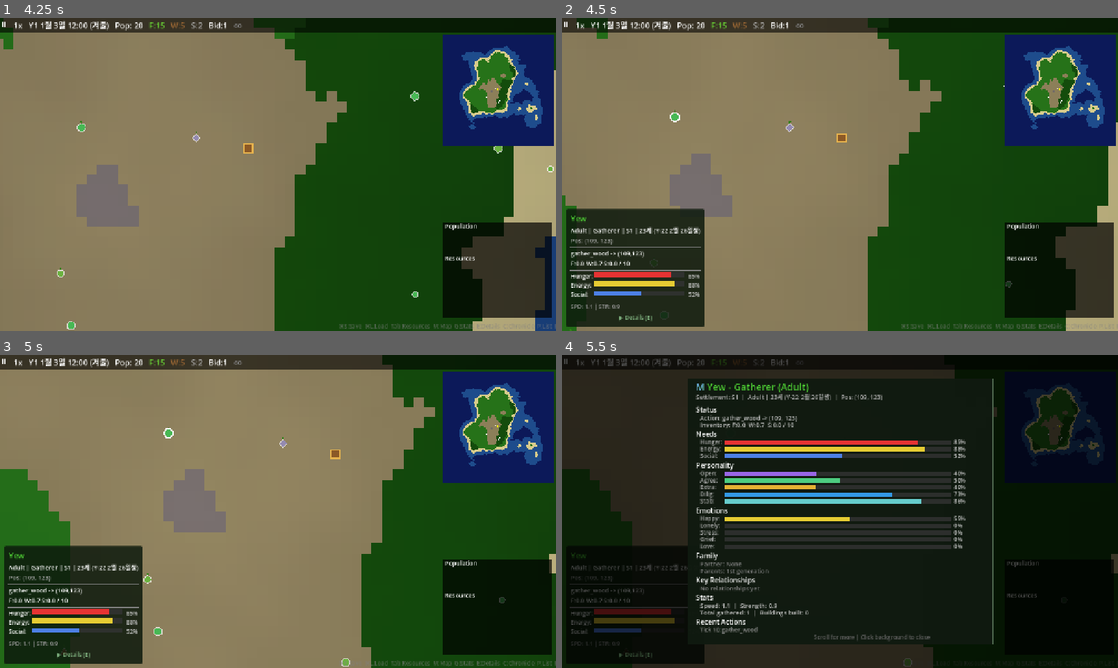
Above: before the commit, frames 1-4 (two rows, left to right).
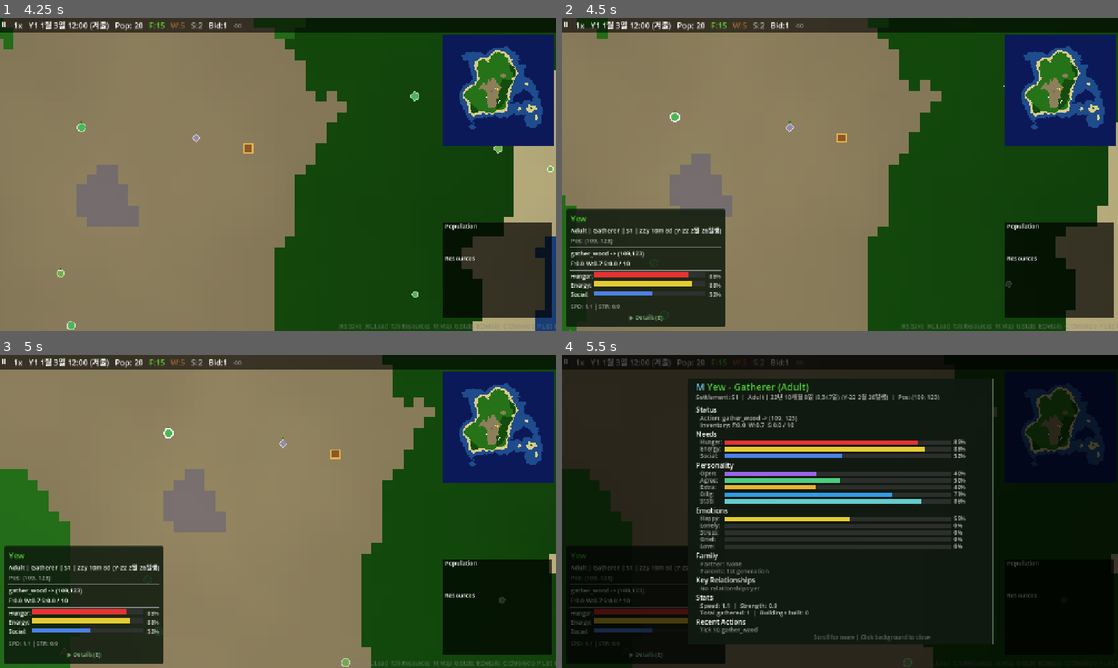
Above: after the commit, the same moments.

Repository: hyunlord/new-world
Game: Godot game, scene res://scenes/main/main.tscn
Two runs of this game, one before a commit and one after it. Both use one fixed random seed, a clock stepped at 60 frames per second and the inputs below.
Inputs (mouse positions are in pixels of both pictures, inside the frame that each line leads up to):
- Up to frame 1 (4.25 s): tap Enter at 0.5, 3.5 s; drag from (494, 89) to (333, 105) at 0.52 s; drag from (494, 271) to (250, 237) at 1.27 s; tap Space at 2, 3.77 s; move the mouse to (278, 174) at 2.02 s; hold D 2.03-2.75 s; tap Tab at 2.1 s; click (278, 174) at 2.17 s; drag from (250, 237) to (111, 127) at 2.77 s; move the mouse to (444, 221) at 3.52 s; hold A from 3.53 s (still down); tap G at 3.6 s; click (444, 221) at 3.67 s
- Up to frame 2 (4.5 s): release A at 4.25 s; drag from (673, 127) to (756, 96) at 4.27 s
- Up to frame 3 (5 s): no input
- Up to frame 4 (5.5 s): click "▶ Details (E)" at 5 s

Frame 1 is identical in both runs. In frame 2, 1.8% of the frame differs, in the area x 10-30%, y 60-99%; in frame 3, 1.8%; in frame 4, 0.8%.

Commit message:
feat(ui): detailed age, Korean death cause, ☠ markers, scroll fix (T-2008-07..09)
- entity_detail_panel: format_age_detailed, survival duration, Korean cause, ☠ markers
- list_panel: remove pagination → continuous scroll, short age, Korean cause, ☠, total_days sort
- hud: short age in select panel, death toasts with cause for siler/starvation/maternal/stillborn

Co-Authored-By: Claude Sonnet 4.5 <noreply@anthropic.com>

Diff:
--- a/scripts/ui/entity_detail_panel.gd
+++ b/scripts/ui/entity_detail_panel.gd
@@ -143,7 +143,9 @@
 	draw_string(font, Vector2(cx, cy), gender_icon, HORIZONTAL_ALIGNMENT_LEFT, -1, GameConfig.get_font_size("popup_title"), gender_color)
 	cy += 6.0
 
-	var age_years: int = int(GameConfig.get_age_years(entity.age))
+	var current_date: Dictionary = GameCalendarScript.tick_to_date(entity.birth_tick + entity.age)
+	var ref_date: Dictionary = {"year": current_date.year, "month": current_date.month, "day": current_date.day}
+	var age_detail: String = GameCalendarScript.format_age_detailed(entity.birth_date, ref_date)
 	var sid_text: String = "S%d" % entity.settlement_id if entity.settlement_id > 0 else "None"
 	var preg_text: String = ""
 	if entity.pregnancy_tick >= 0:
@@ -154,7 +156,7 @@
 		birth_str = GameCalendarScript.format_birth_date(entity.birth_date)
 	else:
 		birth_str = "출생일 불명"
-	var life_stage_text: String = "%s | %d세 (%s)" % [entity.age_stage.capitalize(), age_years, birth_str]
+	var life_stage_text: String = "%s | %s (%s)" % [entity.age_stage.capitalize(), age_detail, birth_str]
 	draw_string(font, Vector2(cx, cy + 14), "Settlement: %s  |  %s  |  Pos: (%d, %d)%s" % [sid_text, life_stage_text, entity.position.x, entity.position.y, preg_text], HORIZONTAL_ALIGNMENT_LEFT, -1, GameConfig.get_font_size("popup_body"), Color(0.7, 0.7, 0.7))
 	cy += 22.0
 	_draw_separator(cx, cy, panel_w)
@@ -212,18 +214,20 @@
 	# Partner
 	if entity.partner_id >= 0:
 		var partner: RefCounted = _entity_manager.get_entity(entity.partner_id)
-		var partner_name: String = "(deceased)"
+		var partner_name: String = "☠ (deceased)"
 		var partner_alive: bool = false
 		if partner != null and partner.is_alive:
 			partner_name = partner.entity_name
 			partner_alive = true
 		else:
+			if partner != null:
+				partner_name = "%s ☠" % partner.entity_name
 			# Check DeceasedRegistry
 			var registry: Node = Engine.get_main_loop().root.get_node_or_null("DeceasedRegistry")
 			if registry != null:
 				var record: Dictionary = registry.get_record(entity.partner_id)
 				if record.size() > 0:
-					partner_name = record.get("name", "?") + "(d)"
+					partner_name = record.get("name", "?") + " ☠"
 		var love_pct: int = int(entity.emotions.get("love", 0.0) * 100)
 		var prefix: String = "Partner: "
 		draw_string(font, Vector2(cx + 10, cy + 12), prefix, HORIZONTAL_ALIGNMENT_LEFT, -1, GameConfig.get_font_size("popup_body"), Color(0.9, 0.5, 0.6))
@@ -251,13 +255,13 @@
 			if parent != null:
 				pname = parent.entity_name
 				if not parent.is_alive:
-					pname += "(d)"
+					pname += " ☠"
 			else:
 				var registry: Node = Engine.get_main_loop().root.get_node_or_null("DeceasedRegistry")
 				if registry != null:
 					var record: Dictionary = registry.get_record(pid)
 					if record.size() > 0:
-						pname = record.get("name", "?") + "(d)"
+						pname = record.get("name", "?") + " ☠"
 			if i > 0:
 				draw_string(font, Vector2(name_x, cy + 12), ", ", HORIZONTAL_ALIGNMENT_LEFT, -1, GameConfig.get_font_size("popup_body"), Color(0.7, 0.7, 0.8))
 				name_x += font.get_string_size(", ", HORIZONTAL_ALIGNMENT_LEFT, -1, GameConfig.get_font_size("popup_body")).x
@@ -275,21 +279,22 @@
 		var prefix: String = "Children: "
 		draw_string(font, Vector2(cx + 10, cy + 12), prefix, HORIZONTAL_ALIGNMENT_LEFT, -1, GameConfig.get_font_size("popup_body"), Color(0.7, 0.8, 0.7))
 		var name_x: float = cx + 10 + font.get_string_size(prefix, HORIZONTAL_ALIGNMENT_LEFT, -1, GameConfig.get_font_size("popup_body")).x
+		var child_ref_date: Dictionary = {"year": current_date.year, "month": current_date.month, "day": current_date.day}
 		for i in range(entity.children_ids.size()):
 			var cid: int = entity.children_ids[i]
 			var cname: String = "?"
 			var child: RefCounted = _entity_manager.get_entity(cid)
 			if child != null:
-				var child_age: float = GameConfig.get_age_years(child.age)
-				cname = "%s(%.0fy)" % [child.entity_name, child_age]
+				var child_age_short: String = GameCalendarScript.format_age_short(child.birth_date, child_ref_date)
+				cname = "%s (%s)" % [child.entity_name, child_age_short]
 				if not child.is_alive:
-					cname = "%s(d)" % child.entity_name
+					cname = "%s ☠" % child.entity_name
 			else:
 				var registry: Node = Engine.get_main_loop().root.get_node_or_null("DeceasedRegistry")
 				if registry != null:
 					var record: Dictionary = registry.get_record(cid)
 					if record.size() > 0:
-						cname = record.get("name", "?") + "(d)"
+						cname = record.get("name", "?") + " ☠"
 			if i > 0:
 				draw_string(font, Vector2(name_x, cy + 12), ", ", HORIZONTAL_ALIGNMENT_LEFT, -1, GameConfig.get_font_size("popup_body"), Color(0.7, 0.8, 0.7))
 				name_x += font.get_string_size(", ", HORIZONTAL_ALIGNMENT_LEFT, -1, GameConfig.get_font_size("popup_body")).x
@@ -433,12 +438,12 @@
 		if entity.is_alive:
 			return entity.entity_name
 		else:
-			return entity.entity_name + "(d)"
+			return entity.entity_name + " ☠"
 	var registry: Node = Engine.get_main_loop().root.get_node_or_null("DeceasedRegistry")
 	if registry != null:
 		var record: Dictionary = registry.get_record(entity_id)
 		if record.size() > 0:
-			return record.get("name", "?") + "(d)"
+			return record.get("name", "?") + " ☠"
 	return "?"
 
 
@@ -463,24 +468,51 @@
 	cy += 6.0
 
 	# Life span
-	var GameCalendar = load("res://scripts/core/game_calendar.gd")
 	var birth_str: String = "?"
 	var death_str: String = "?"
 	var birth_tick: int = r.get("birth_tick", 0)
 	var death_tick: int = r.get("death_tick", 0)
+	var birth_date: Dictionary = r.get("birth_date", {})
+	var death_date: Dictionary = r.get("death_date", {})
 	if birth_tick >= 0:
-		var bd: Dictionary = GameCalendar.tick_to_date(birth_tick)
+		var bd: Dictionary = GameCalendarScript.tick_to_date(birth_tick)
 		birth_str = "Y%d %d월 %d일" % [bd.year, bd.month, bd.day]
 	else:
 		birth_str = "초기세대"
-	var dd: Dictionary = GameCalendar.tick_to_date(death_tick)
+	var dd: Dictionary = GameCalendarScript.tick_to_date(death_tick)
 	death_str = "Y%d %d월 %d일" % [dd.year, dd.month, dd.day]
-	var age_str: String = "%.0f세" % r.get("death_age_years", 0.0)
+	var age_str: String = "?"
+	if not birth_date.is_empty() and not death_date.is_empty():
+		age_str = GameCalendarScript.format_age_detailed(birth_date, death_date)
+	else:
+		age_str = "%.0f세" % r.get("death_age_years", 0.0)
 	draw_string(font, Vector2(cx, cy + 14), "%s ~ %s (향년 %s)" % [birth_str, death_str, age_str], HORIZONTAL_ALIGNMENT_LEFT, -1, GameConfig.get_font_size("popup_body"), Color(0.6, 0.6, 0.6))
 	cy += 18.0
 
+	if not birth_date.is_empty() and not death_date.is_empty():
+		var survival: Dictionary = GameCalendarScript.calculate_detailed_age(birth_date, death_date)
+		var total_days_str: String = GameCalendarScript.format_number(survival.total_days)
+		var dur_parts: Array = []
+		if survival.years > 0:
+			dur_parts.append("%d년" % survival.years)
+		if survival.months > 0:
+			dur_parts.append("%d개월" % survival.months)
+		dur_parts.append("%d일" % survival.days)
+		draw_string(font, Vector2(cx, cy + 14), "생존 기간: %s (%s일)" % [" ".join(dur_parts), total_days_str], HORIZONTAL_ALIGNMENT_LEFT, -1, GameConfig.get_font_size("popup_body"), Color(0.6, 0.6, 0.6))
+		cy += 18.0
+
 	# Cause of death
-	draw_string(font, Vector2(cx, cy + 14), "사인: %s" % r.get("death_cause", "unknown"), HORIZONTAL_ALIGNMENT_LEFT, -1, GameConfig.get_font_size("popup_body"), Color(0.8, 0.5, 0.5))
+	var cause_raw: String = r.get("death_cause", "unknown")
+	var cause_map: Dictionary = {
+		"starvation": "아사",
+		"old_age": "노령",
+		"infant_mortality": "영아 사망",
+		"background": "사고/질병",
+		"maternal_death": "출산 사망",
+		"stillborn": "사산",
+	}
+	var cause_display: String = cause_map.get(cause_raw, cause_raw)
+	draw_string(font, Vector2(cx, cy + 14), "사인: %s" % cause_display, HORIZONTAL_ALIGNMENT_LEFT, -1, GameConfig.get_font_size("popup_body"), Color(0.8, 0.5, 0.5))
 	cy += 18.0
 	_draw_separator(cx, cy, panel_w)
 	cy += 10.0
--- a/scripts/ui/hud.gd
+++ b/scripts/ui/hud.gd
@@ -10,6 +10,14 @@
 const PopupManagerClass = preload("res://scripts/ui/popup_manager.gd")
 const ChroniclePanelClass = preload("res://scripts/ui/chronicle_panel.gd")
 const ListPanelClass = preload("res://scripts/ui/list_panel.gd")
+const DEATH_CAUSE_KR: Dictionary = {
+	"starvation": "아사",
+	"old_age": "노령",
+	"infant_mortality": "영아 사망",
+	"background": "사고/질병",
+	"maternal_death": "출산 사망",
+	"stillborn": "사산",
+}
 
 # References
 var _sim_engine: RefCounted
@@ -576,13 +584,16 @@
 	var settlement_text: String = ""
 	if _settlement_manager != null and entity.settlement_id >= 0:
 		settlement_text = " | S%d" % entity.settlement_id
-	var age_years: int = int(float(entity.age) / float(GameConfig.TICKS_PER_YEAR))
 	var birth_str: String = ""
 	if not entity.birth_date.is_empty():
 		birth_str = GameCalendar.format_birth_date(entity.birth_date)
 	else:
 		birth_str = "출생일 불명"
-	var age_text: String = "%d세 (%s)" % [age_years, birth_str]
+	var current_tick: int = entity.birth_tick + entity.age
+	var ref_d: Dictionary = GameCalendar.tick_to_date(current_tick)
+	var ref_date: Dictionary = {"year": ref_d.year, "month": ref_d.month, "day": ref_d.day}
+	var age_short: String = GameCalendar.format_age_short(entity.birth_date, ref_date)
+	var age_text: String = "%s (%s)" % [age_short, birth_str]
 	_entity_job_label.text = "%s | %s%s | %s" % [entity.age_stage.capitalize(), entity.job.capitalize(), settlement_text, age_text]
 
 	# Position
@@ -739,7 +750,7 @@
 		bg_color = Color(0.1, 0.4, 0.1, 0.9)
 	elif text.contains("built") or text.contains("Build") or text.contains("construction"):
 		bg_color = Color(0.4, 0.3, 0.1, 0.9)
-	elif text.contains("starved") or text.contains("shortage") or text.contains("famine"):
+	elif text.contains("사망") or text.contains("사산") or text.contains("starved") or text.contains("shortage") or text.contains("famine"):
 		bg_color = Color(0.5, 0.1, 0.1, 0.9)
 
 	var panel := PanelContainer.new()
@@ -820,7 +831,21 @@
 			var btype: String = event.get("building_type", "building")
 			_add_notification("%s built" % btype.capitalize(), Color(1.0, 0.9, 0.3))
 		"entity_starved":
-			_add_notification("Entity starved!", Color(0.9, 0.2, 0.2))
+			var starved_name: String = event.get("entity_name", "?")
+			_add_notification("%s 사망 (아사)" % starved_name, Color(0.9, 0.2, 0.2))
+		"entity_died_siler":
+			var died_name: String = event.get("entity_name", "?")
+			var died_cause: String = event.get("cause", "unknown")
+			var died_age: float = event.get("age_years", 0.0)
+			var cause_kr: String = DEATH_CAUSE_KR.get(died_cause, died_cause)
+			var age_str: String = "%.0fy" % died_age
+			_add_notification("%s 사망 (%s, %s)" % [died_name, cause_kr, age_str], Color(0.7, 0.3, 0.3))
+		"maternal_death":
+			var m_name: String = event.get("entity_name", "?")
+			_add_notification("%s 사망 (출산 사망)" % m_name, Color(0.8, 0.3, 0.5))
+		"stillborn":
+			var s_name: String = event.get("entity_name", "?")
+			_add_notification("%s 사산" % s_name, Color(0.6, 0.3, 0.3))
 
 
 # --- Toggle functions ---
--- a/scripts/ui/list_panel.gd
+++ b/scripts/ui/list_panel.gd
@@ -1,5 +1,7 @@
 class_name ListPanel
 extends Control
+
+const GameCalendar = preload("res://scripts/core/game_calendar.gd")
 
 var _entity_manager: RefCounted
 var _building_manager: RefCounted
@@ -36,7 +38,7 @@
 ## Column definitions for entities
 const ENTITY_COLUMNS: Array = [
 	{"key": "name", "label": "Name", "width": 90},
-	{"key": "age", "label": "Age", "width": 50},
+	{"key": "age", "label": "Age", "width": 80},
 	{"key": "job", "label": "Job", "width": 70},
 	{"key": "status", "label": "Status", "width": 70},
 	{"key": "settlement", "label": "Sett", "width": 35},
@@ -75,7 +77,6 @@
 			for tr in _tab_rects:
 				if tr.rect.has_point(event.position):
 					_current_tab = tr.index
-					_page = 0
 					_scroll_offset = 0.0
 					accept_event()
 					return
@@ -89,20 +90,10 @@
 						_sort_ascending = true
 					accept_event()
 					return
-			# Page navigation
-			for pr in _page_rects:
-				if pr.rect.has_point(event.position):
-					if pr.action == "prev" and _page > 0:
-						_page -= 1
-					elif pr.action == "next":
-						_page += 1
-					_scroll_offset = 0.0
-					accept_event()
-					return
 			# Toggle deceased
 			if _toggle_deceased_rect.has_point(event.position):
 				_show_deceased = not _show_deceased
-				_page = 0
+				_scroll_offset = 0.0
 				accept_event()
 				return
 			# Entity click
@@ -178,8 +169,14 @@
 		var alive: Array = _entity_manager.get_alive_entities()
 		for i in range(alive.size()):
 			var e: RefCounted = alive[i]
+			var current_tick: int = e.birth_tick + e.age
+			var ref_d: Dictionary = GameCalendar.tick_to_date(current_tick)
+			var ref_date: Dictionary = {"year": ref_d.year, "month": ref_d.month, "day": ref_d.day}
+			var age_short: String = GameCalendar.format_age_short(e.birth_date, ref_date)
+			var age_detail: Dictionary = GameCalendar.calculate_detailed_age(e.birth_date, ref_date)
 			rows.append({
-				"id": e.id, "name": e.entity_name, "age": GameConfig.get_age_years(e.age),
+				"id": e.id, "name": e.entity_name, "age": age_detail.total_days,
+				"age_display": age_short,
 				"job": e.job, "status": e.current_action, "settlement": e.settlement_id,
 				"hunger": e.hunger, "deceased": false,
 			})
@@ -189,12 +186,26 @@
 		var registry: Node = Engine.get_main_loop().root.get_node_or_null("DeceasedRegistry")
 		if registry != null:
 			var deceased: Array = registry.get_all()
+			var cause_map: Dictionary = {"starvation": "아사", "old_age": "노령", "infant_mortality": "영아 사망", "background": "사고/질병", "maternal_death": "출산 사망", "stillborn": "사산"}
 			for i in range(deceased.size()):
 				var r: Dictionary = deceased[i]
+				var bd: Dictionary = r.get("birth_date", {})
+				var dd: Dictionary = r.get("death_date", {})
+				var d_age_short: String = "?"
+				var d_total_days: int = int(r.get("death_age_days", 0))
+				if not bd.is_empty() and not dd.is_empty():
+					d_age_short = GameCalendar.format_age_short(bd, dd)
+					var detail: Dictionary = GameCalendar.calculate_detailed_age(bd, dd)
+					d_total_days = detail.total_days
+				else:
+					d_age_short = "%dy" % int(r.get("death_age_years", 0.0))
+				var cause_raw: String = r.get("death_cause", "unknown")
+				var cause_kr: String = cause_map.get(cause_raw, cause_raw)
 				rows.append({
 					"id": r.get("id", -1), "name": r.get("name", "?"),
-					"age": r.get("death_age_years", 0.0), "job": r.get("job", ""),
-					"status": "deceased", "settlement": r.get("settlement_id", 0),
+					"age": d_total_days, "age_display": d_age_short,
+					"job": r.get("job", ""),
+					"status": "사망-%s" % cause_kr, "settlement": r.get("settlement_id", 0),
 					"hunger": 0.0, "deceased": true,
 				})
 
@@ -213,13 +224,6 @@
 		return false
 	)
 
-	# Total and pagination
-	var total: int = rows.size()
-	var total_pages: int = maxi(1, ceili(float(total) / float(ITEMS_PER_PAGE)))
-	_page = clampi(_page, 0, total_pages - 1)
-	var start_idx: int = _page * ITEMS_PER_PAGE
-	var end_idx: int = mini(start_idx + ITEMS_PER_PAGE, total)
-
 	# Column headers (sortable)
 	var col_x: float = cx + 5
 	for col in ENTITY_COLUMNS:
@@ -234,77 +238,73 @@
 	draw_line(Vector2(cx, cy), Vector2(panel_w - 15, cy), Color(0.3, 0.3, 0.3), 1.0)
 	cy += 4.0
 
-	# Rows
-	for i in range(start_idx, end_idx):
+	# Scrollable rows
+	var row_area_top: float = cy
+	var row_area_height: float = panel_h - cy - 30.0
+	_content_height = float(rows.size()) * ROW_HEIGHT + 80.0
+
+	var row_y: float = 0.0
+	for i in range(rows.size()):
 		var row: Dictionary = rows[i]
+		if row_y + ROW_HEIGHT < _scroll_offset:
+			row_y += ROW_HEIGHT
+			continue
+		if row_y - _scroll_offset > row_area_height:
+			break
+
+		var draw_y: float = row_area_top + row_y - _scroll_offset
 		var is_deceased: bool = row.get("deceased", false)
 		var text_color: Color = Color(0.5, 0.5, 0.5) if is_deceased else Color(0.8, 0.8, 0.8)
-		var row_rect := Rect2(cx, cy, panel_w - 30, ROW_HEIGHT)
+		var row_rect := Rect2(cx, draw_y, panel_w - 30, ROW_HEIGHT)
 
 		# Hover highlight (alternating rows)
-		if (i - start_idx) % 2 == 1:
+		if (i % 2) == 1:
 			draw_rect(row_rect, Color(0.1, 0.1, 0.1, 0.3))
 
 		col_x = cx + 5
 		# Name (with deceased marker)
 		var display_name: String = row.name
 		if is_deceased:
-			display_name = "D " + display_name
-		draw_string(font, Vector2(col_x, cy + 14), display_name, HORIZONTAL_ALIGNMENT_LEFT, col_x + ENTITY_COLUMNS[0].width - 5, fs_small, text_color if not is_deceased else Color(0.6, 0.4, 0.4))
+			display_name = "☠ " + display_name
+		draw_string(font, Vector2(col_x, draw_y + 14), display_name, HORIZONTAL_ALIGNMENT_LEFT, col_x + ENTITY_COLUMNS[0].width - 5, fs_small, text_color if not is_deceased else Color(0.6, 0.4, 0.4))
 		col_x += ENTITY_COLUMNS[0].width
 
-		# Age
-		var age_text: String = "%d" % int(row.age) if not is_deceased else "%dy" % int(row.age)
-		draw_string(font, Vector2(col_x, cy + 14), age_text, HORIZONTAL_ALIGNMENT_LEFT, -1, fs_small, text_color)
+		# Age (short format)
+		var age_text: String = row.get("age_display", "%d" % int(row.age))
+		draw_string(font, Vector2(col_x, draw_y + 14), age_text, HORIZONTAL_ALIGNMENT_LEFT, -1, fs_small, text_color)
 		col_x += ENTITY_COLUMNS[1].width
 
 		# Job
-		draw_string(font, Vector2(col_x, cy + 14), str(row.job).substr(0, 8), HORIZONTAL_ALIGNMENT_LEFT, -1, fs_small, text_color)
+		draw_string(font, Vector2(col_x, draw_y + 14), str(row.job).substr(0, 8), HORIZONTAL_ALIGNMENT_LEFT, -1, fs_small, text_color)
 		col_x += ENTITY_COLUMNS[2].width
 
 		# Status
-		var status_text: String = str(row.status).substr(0, 8)
+		var status_text: String = str(row.status).substr(0, 10)
 		var status_color: Color = text_color
 		if is_deceased:
 			status_color = Color(0.6, 0.3, 0.3)
-		draw_string(font, Vector2(col_x, cy + 14), status_text, HORIZONTAL_ALIGNMENT_LEFT, -1, fs_small, status_color)
+		draw_string(font, Vector2(col_x, draw_y + 14), status_text, HORIZONTAL_ALIGNMENT_LEFT, -1, fs_small, status_color)
 		col_x += ENTITY_COLUMNS[3].width
 
 		# Settlement
 		var sett_text: String = "S%d" % row.settlement if row.settlement > 0 else "-"
-		draw_string(font, Vector2(col_x, cy + 14), sett_text, HORIZONTAL_ALIGNMENT_LEFT, -1, fs_small, text_color)
+		draw_string(font, Vector2(col_x, draw_y + 14), sett_text, HORIZONTAL_ALIGNMENT_LEFT, -1, fs_small, text_color)
 		col_x += ENTITY_COLUMNS[4].width
 
 		# Hunger
 		if not is_deceased:
 			var h: float = row.hunger
 			var h_color: Color = Color(0.9, 0.2, 0.2) if h < 0.3 else (Color(0.9, 0.8, 0.2) if h < 0.6 else Color(0.3, 0.8, 0.3))
-			draw_string(font, Vector2(col_x, cy + 14), "%d%%" % int(h * 100), HORIZONTAL_ALIGNMENT_LEFT, -1, fs_small, h_color)
+			draw_string(font, Vector2(col_x, draw_y + 14), "%d%%" % int(h * 100), HORIZONTAL_ALIGNMENT_LEFT, -1, fs_small, h_color)
 
 		# Register click region
 		_click_regions.append({"rect": row_rect, "entity_id": row.id, "deceased": is_deceased})
-		cy += ROW_HEIGHT
-
-	cy += 8.0
-
-	# Pagination controls
-	var page_y: float = panel_h - 30
-	var page_text: String = "Page %d / %d  (%d total)" % [_page + 1, total_pages, total]
-	draw_string(font, Vector2(panel_w * 0.5 - 60, page_y + 12), page_text, HORIZONTAL_ALIGNMENT_CENTER, -1, fs_small, Color(0.6, 0.6, 0.6))
-
-	if _page > 0:
-		var prev_rect := Rect2(cx + 10, page_y, 40, 20)
-		draw_rect(prev_rect, Color(0.2, 0.2, 0.25, 0.8))
-		draw_string(font, Vector2(cx + 18, page_y + 14), "< Prev", HORIZONTAL_ALIGNMENT_LEFT, -1, fs_small, Color.WHITE)
-		_page_rects.append({"rect": prev_rect, "action": "prev"})
-
-	if _page < total_pages - 1:
-		var next_rect := Rect2(panel_w - 60, page_y, 45, 20)
-		draw_rect(next_rect, Color(0.2, 0.2, 0.25, 0.8))
-		draw_string(font, Vector2(panel_w - 52, page_y + 14), "Next >", HORIZONTAL_ALIGNMENT_LEFT, -1, fs_small, Color.WHITE)
-		_page_rects.append({"rect": next_rect, "action": "next"})
-
-	_content_height = cy + 40.0
+		row_y += ROW_HEIGHT
+
+	# Footer: total count
+	var footer_y: float = panel_h - 24
+	var count_text: String = "%d entities" % rows.size()
+	draw_string(font, Vector2(panel_w * 0.5 - 40, footer_y + 12), count_text, HORIZONTAL_ALIGNMENT_CENTER, -1, fs_small, Color(0.6, 0.6, 0.6))
 
 
 func _draw_building_list(font: Font, cx: float, start_cy: float, panel_w: float, panel_h: float, fs_body: int, fs_small: int) -> void:
